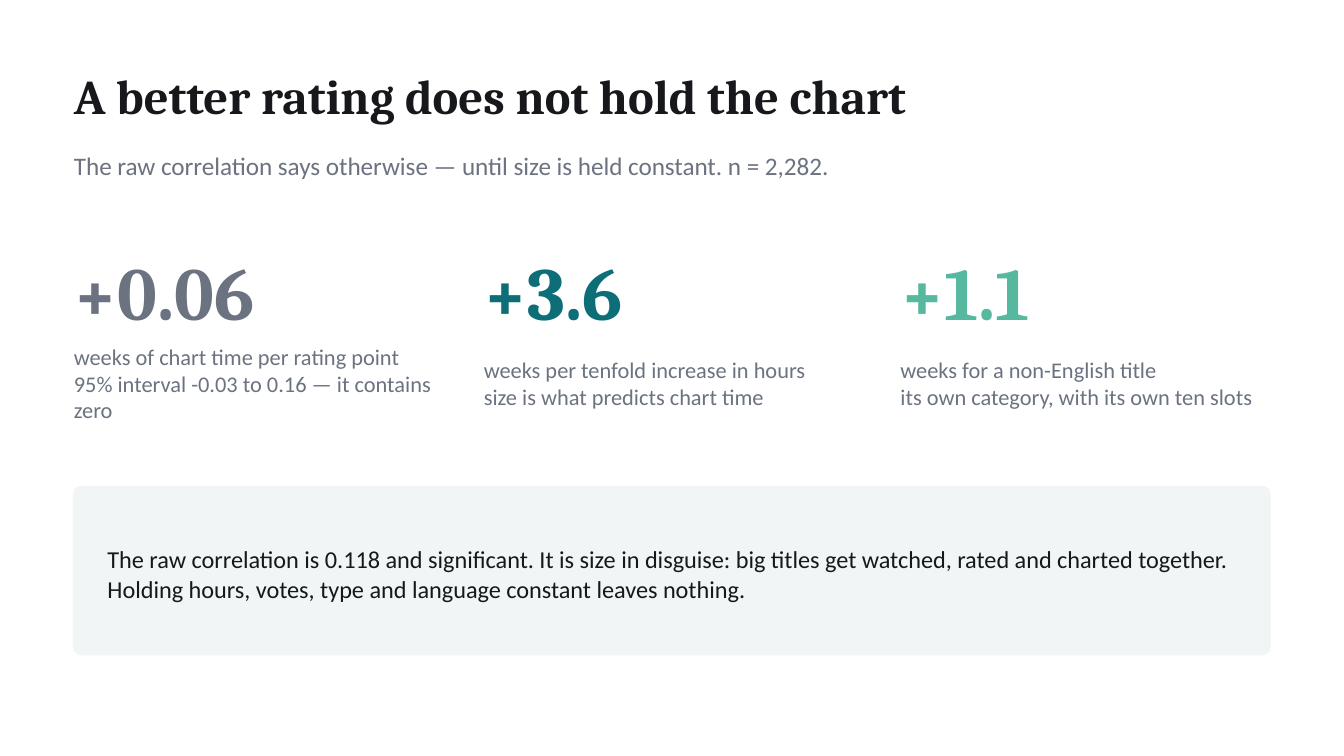
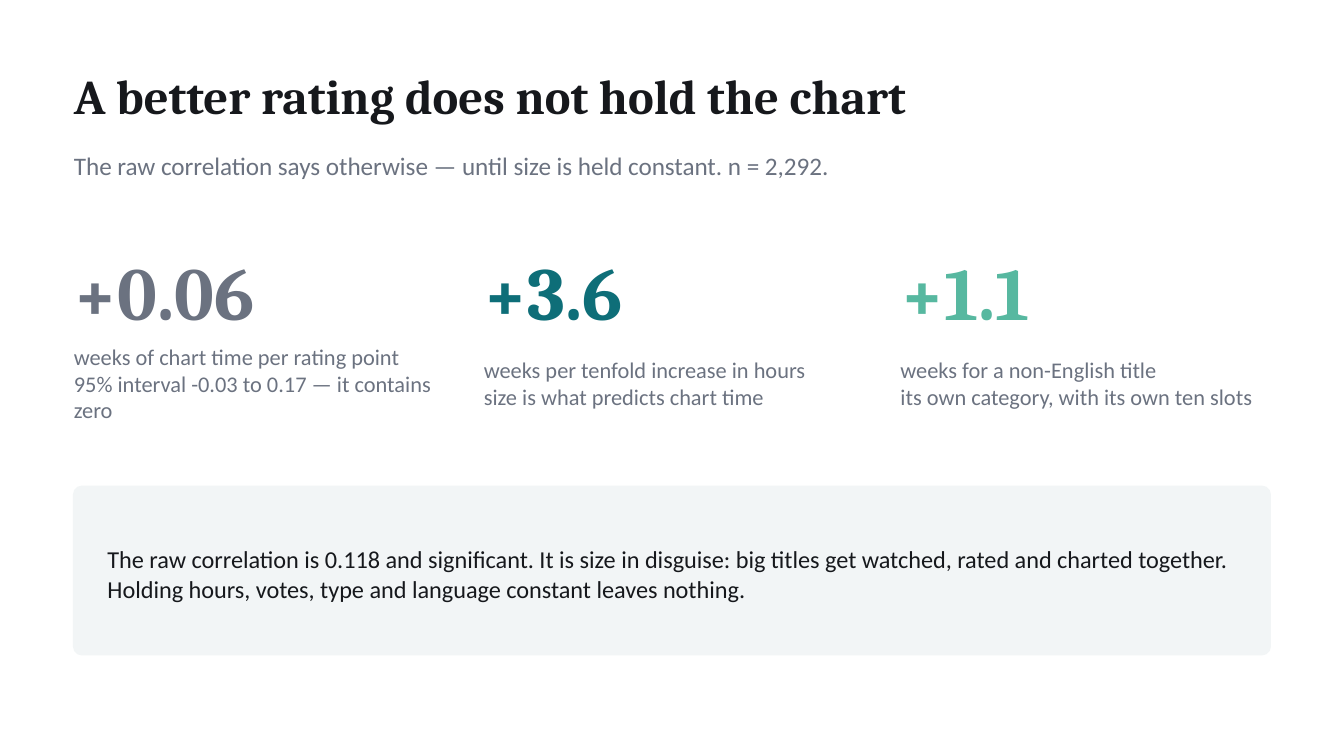
Before and after one commit to EileenIp/streaming-engagement, a slide deck: slide 8 of deliverables/streaming-engagement-deck.pptx. Drawn at 1344x756 pixels with LibreOffice and Linux fonts; fonts in the diff are those of the drawing. Boxes give left, top, right and bottom in pixels: in the first picture for what was removed or moved away, otherwise in the second. Text is boxed around its words. In the diff, an @@ line names an element or a change of style, - is before the commit and + after.

```diff
--- a/deliverables/streaming-engagement-deck.pptx
+++ b/deliverables/streaming-engagement-deck.pptx
@@ text at [74,157,828,179]: text changed @@
-The raw correlation says otherwise — until size is held constant. n = 2,282.
+The raw correlation says otherwise — until size is held constant. n = 2,292.
@@ text at [74,376,431,418]: text changed @@
-95% interval -0.03 to 0.16 — it contains zero
+95% interval -0.03 to 0.17 — it contains zero
```
Also in this commit, not shown: 2 other slides changed, 16 other files.
